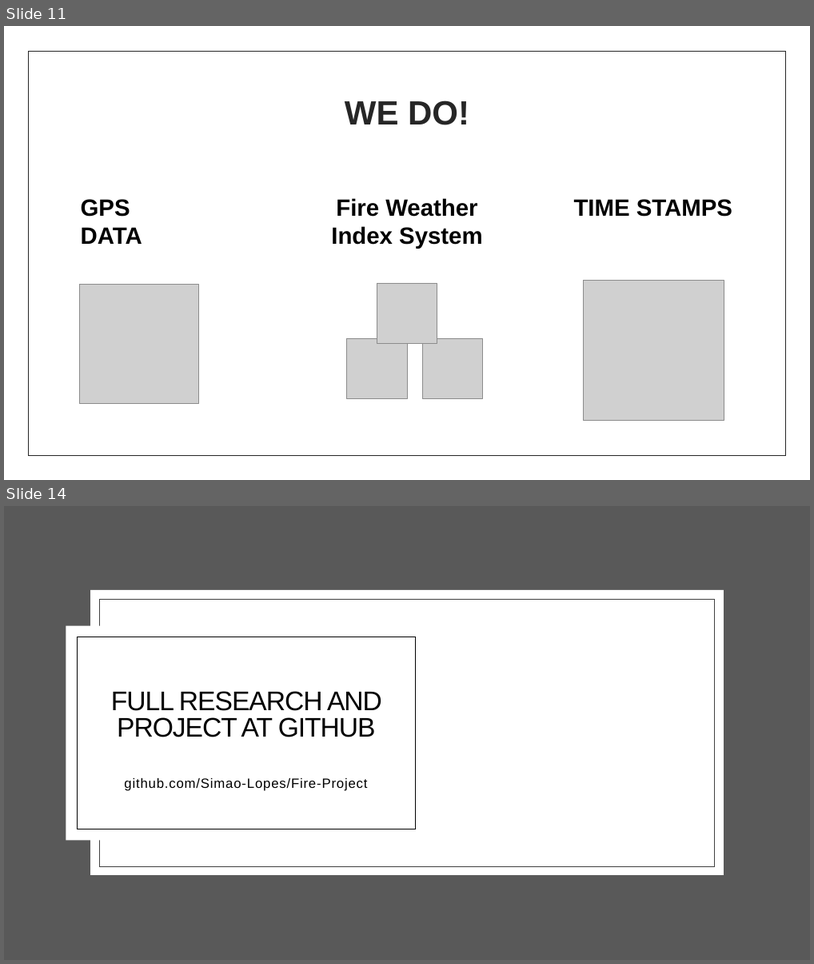
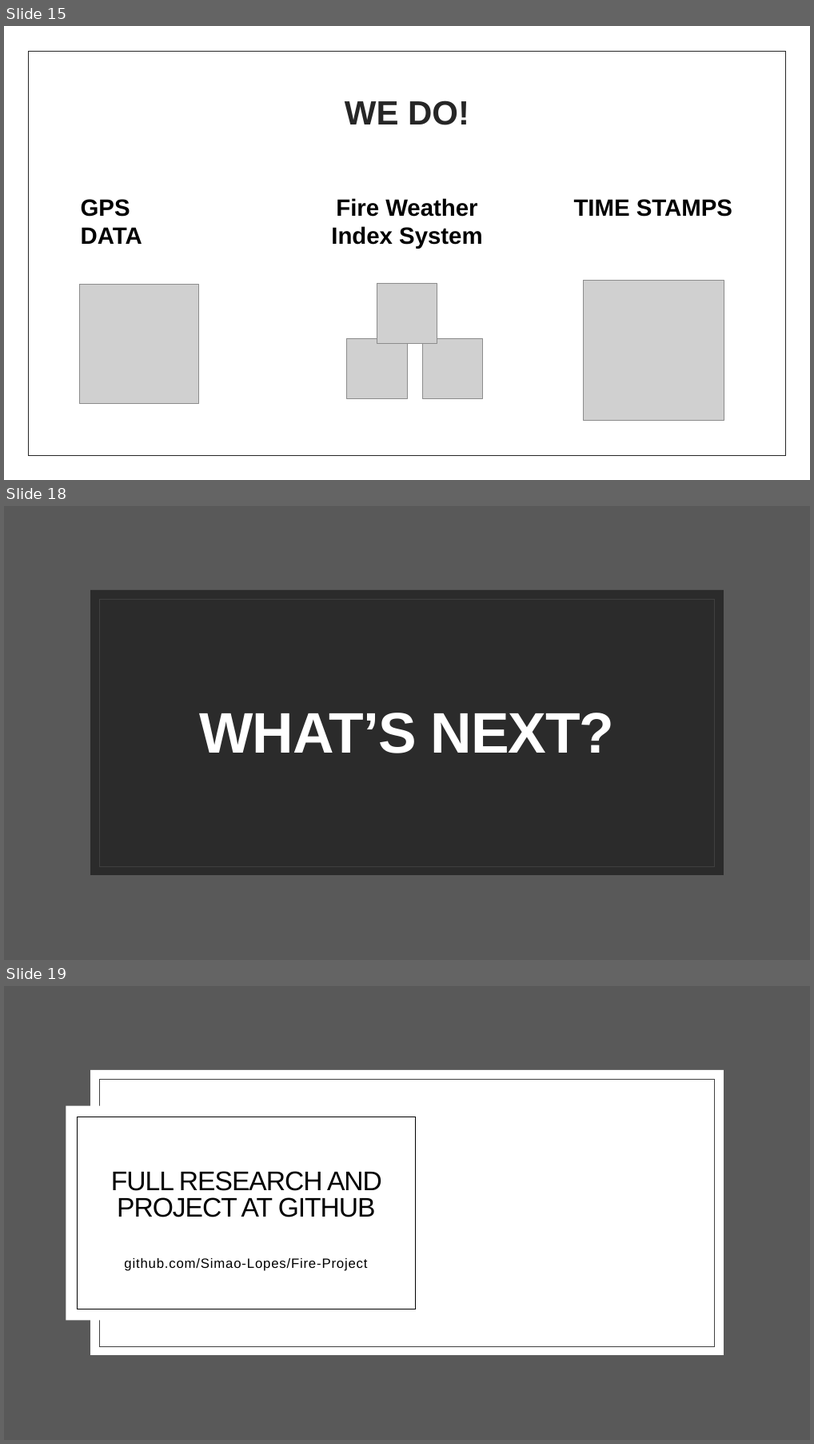
Before and after one commit to Simao-Lopes/Fire-Project, a slide deck: Presentation/The fires in Portugal.pptx. Shown one above the other, each under a label of ours: slides 11 and 14 before the commit, slides 15, 18 and 19 after it; the slides between them are not shown. The pictures are 814x964 and 814x1444 pixels, drawn with LibreOffice and Linux fonts; fonts in the diff are those of the drawing; grey boxes stand for pictures; background and template pictures are left out; a plain dark background stands for a picture behind light text. Boxes give left, top, right and bottom in pixels: in the first picture for what was removed or moved away, otherwise in the second. Text is boxed around its words. In the diff, an @@ line names an element or a change of style, - is before the commit and + after.

```diff
--- a/Presentation/The fires in Portugal.pptx
+++ b/Presentation/The fires in Portugal.pptx
@@ slide 18 added at [4, 506, 810, 960], background picture (left out); not listed: 3 template elements that a slide beside it also shows @@
@@ title added at [199, 712, 615, 753], 68 pt, text #FFFFFF, bold @@
+WHAT’S NEXT?
@@ what was slide 11 is now slide 15 @@
@@ what was slide 14 is now slide 19 @@
```
Also in this commit, not shown: 10 slides changed, 4 other slides added, 20 other files.
